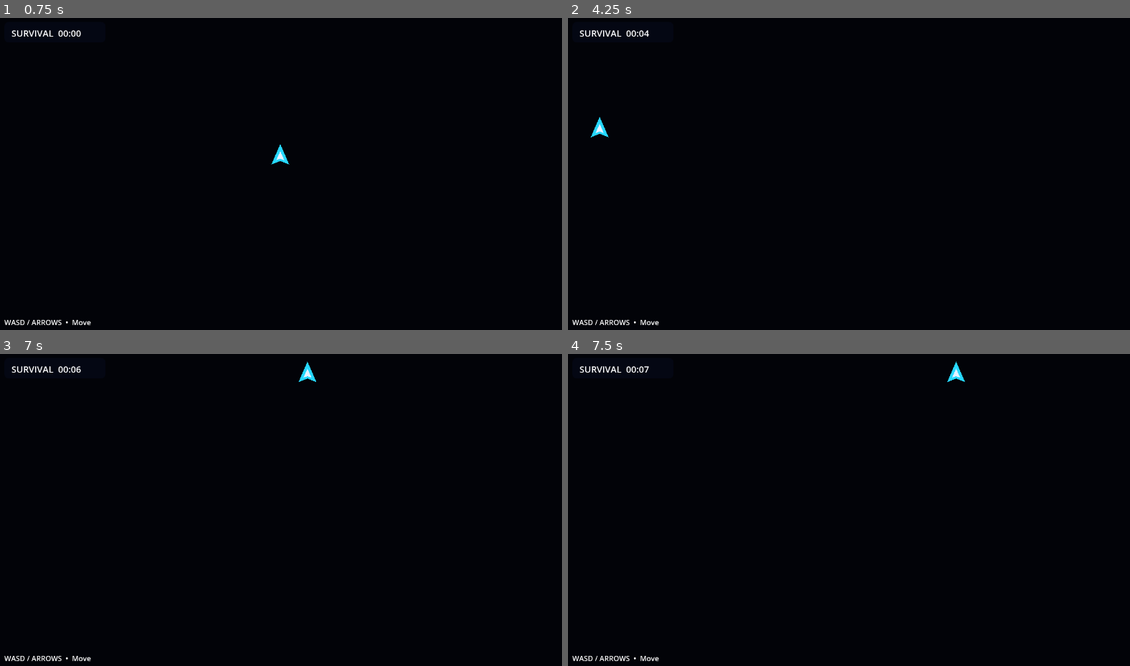
Above: before the commit, frames 1-4 (two rows, left to right).
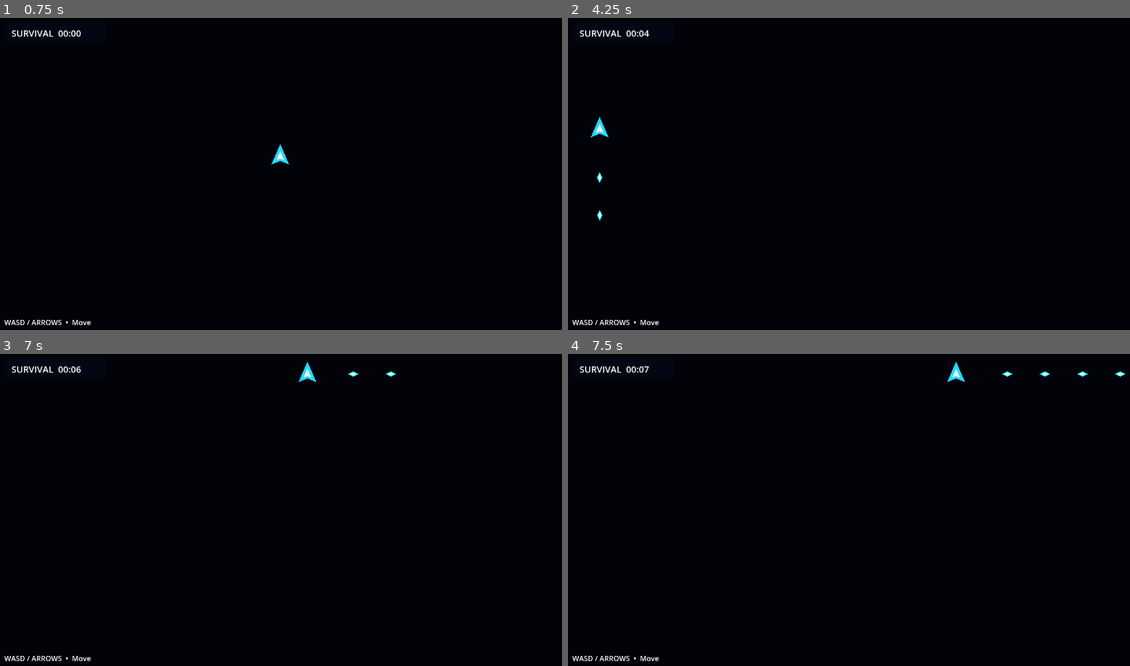
Above: after the commit, the same moments.

Repository: indianequipments092-commits/NEO-GAME-
Game: Godot game, scene res://scenes/main.tscn
Same seed, same stepped clock (60 frames per second), same inputs: the game is played once before the commit and once after it.
Inputs:
- Up to frame 1 (0.75 s): tap Enter at 0.5 s; hold W (move_up) from 0.53 s (still down); hold Space (fire, bound only after the commit) from 0.53 s (still down)
- Up to frame 2 (4.25 s): release Space (fire, bound only after the commit) at 1.28 s; tap Space (fire, bound only after the commit) at 1.35, 2, 2.85 s; release W (move_up) at 2.03 s; hold Space (fire, bound only after the commit) 2.03-2.78 s; hold A (move_left) 2.03-3.53 s; hold S (move_down) from 3.53 s (still down); hold Space (fire, bound only after the commit) from 3.53 s (still down)
- Up to frame 3 (7 s): release S (move_down) at 4.28 s; release Space (fire, bound only after the commit) at 4.28 s; hold D (move_right) 4.28-5.03 s; tap Space (fire, bound only after the commit) at 4.35, 5.85 s; hold W (move_up) 5.03-5.78 s; hold Space (fire, bound only after the commit) 5.03-5.78 s; hold D (move_right) from 5.78 s (still down); hold Space (fire, bound only after the commit) from 6.53 s (still down)
- Up to frame 4 (7.5 s): keep holding D (move_right); release Space (fire, bound only after the commit) at 7.28 s; tap Space (fire, bound only after the commit) at 7.35 s

Frame 1 is identical in both runs. In frame 2, less than 0.1% of the frame differs, in the area x 5-7%, y 49-65%; in frame 3, less than 0.1%; in frame 4, less than 0.1%, in the area x 77-100%, y 5-8%.

Commit message:
Phase 3: add fire input action

Diff:
--- a/project.godot
+++ b/project.godot
@@ -1,5 +1,5 @@
 ; NEON SPACE SURVIVAL — Godot 4 project configuration
-; Phase 1: GitHub Base & Project Setup
+; Phase 3: Combat foundation
 
 config_version=5
 
@@ -35,3 +35,7 @@
 "deadzone": 0.5,
 "events": [Object(InputEventKey,"physical_keycode":83), Object(InputEventKey,"physical_keycode":4194322)]
 }
+fire={
+"deadzone": 0.5,
+"events": [Object(InputEventKey,"physical_keycode":32)]
+}
